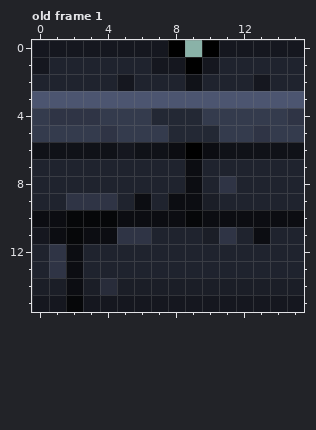
Edited in one commit: pixel-art file (assets/raw/WallSpritesBlue.ase). That is the earlier state.
16x16 pixels, 6 frames. Colours within 5 levels of each other are drawn and written as one. Shown: old frame 1.
The same view after the edit:
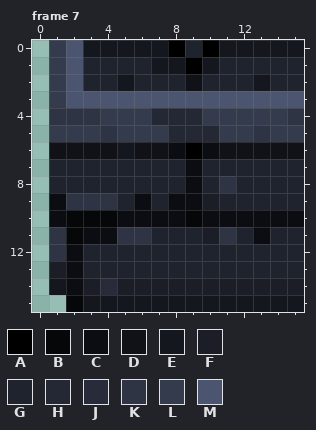
Palette (. is transparent): A #000000  B #060709  C #0c0d12  D #101218  E #15171f  F #1b1e27  G #1f232e  H #232834  J #282c3a  K #2f3445  L #343b4d  M #4c5570
A new or re-ordered frame is compared with the old frame closest to it.
Commit message: Wall Tile Rendering
Diff:
frames re-ordered
Frame 7 against old frame 1:
y 0: x 0..2 EEE -> .LM; x 9 . -> G
y 1: x 0..2 EGG -> .LM
y 2: x 0..2 GGG -> .LM
y 3: x 0..1 MM -> .L
y 4..5: x 0 L -> .
y 6: x 0 D -> .
y 7..8: x 0 G -> .
y 9: x 0..1 GG -> .C
y 10: x 0 C -> .
y 11: x 0..1 EC -> .K
y 12: x 0 G -> .
y 13: x 0..1 GK -> .F
y 14: x 0..1 FF -> .E
y 15: x 0..1 EE -> ..
Changed places in both pictures, as pixel boxes (x1, y1, x2, y2):
changed: (32, 40, 83, 312)
added: (185, 40, 202, 57)
